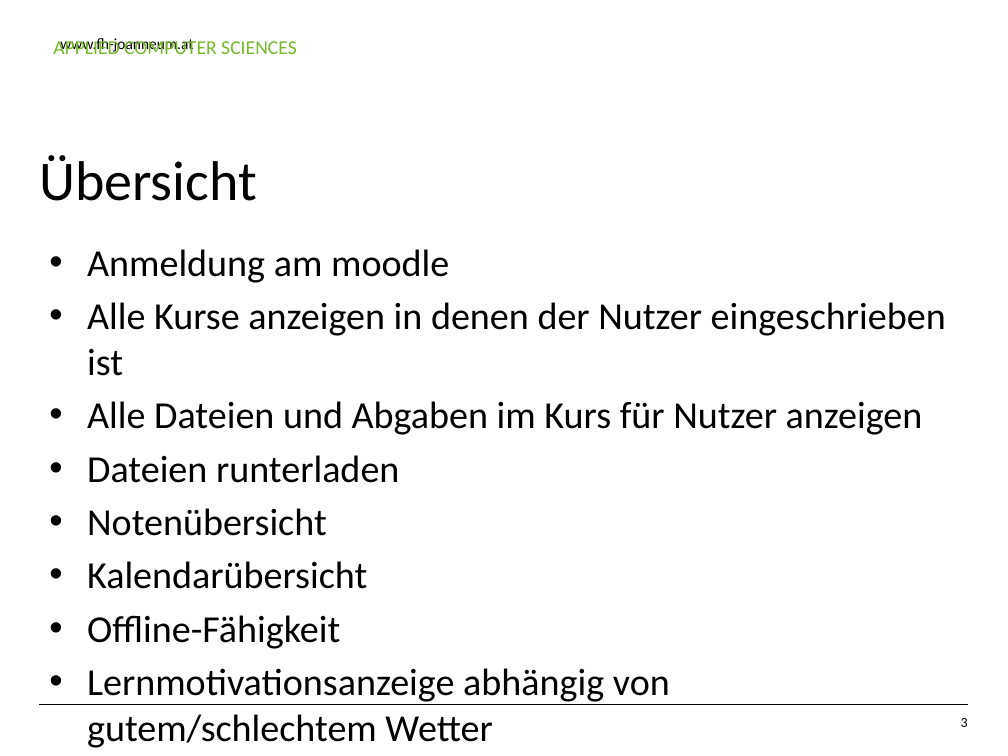
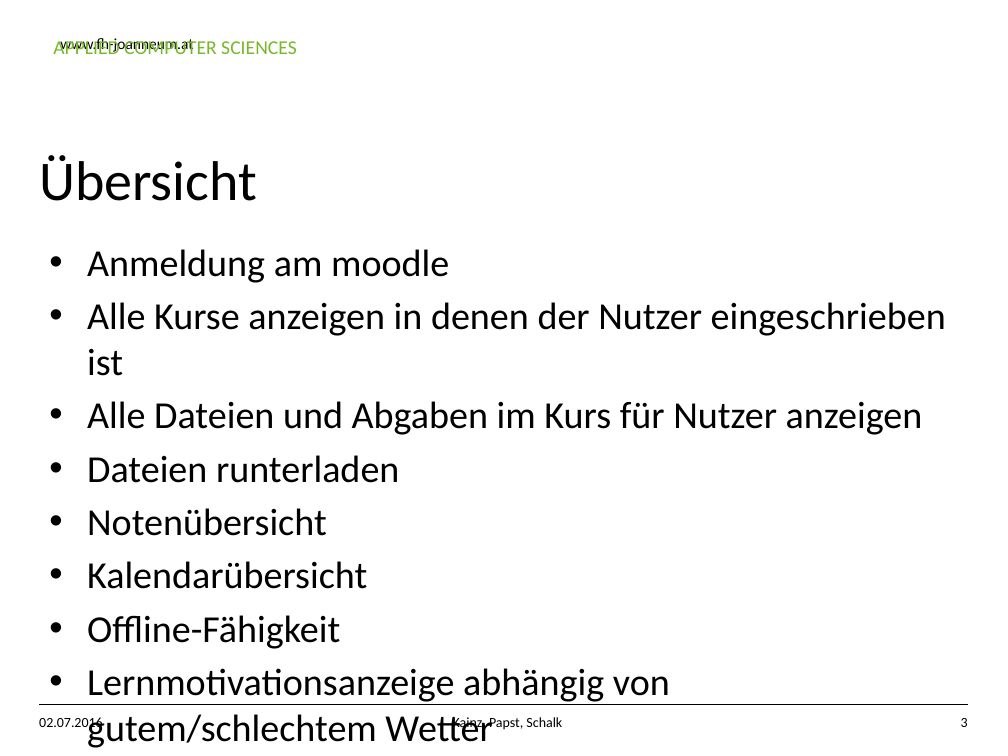
Before and after one commit to papstpat14/ria_app, a slide deck: slide 3 of doc/moodle_presentation.pptx. Drawn at 1008x756 pixels with LibreOffice and Linux fonts; fonts in the diff are those of the drawing; background and template pictures are left out. Boxes give left, top, right and bottom in pixels: in the first picture for what was removed or moved away, otherwise in the second. Text is boxed around its words. In the diff, an @@ line names an element or a change of style, - is before the commit and + after.

```diff
--- a/doc/moodle_presentation.pptx
+++ b/doc/moodle_presentation.pptx
@@ text added at [39, 717, 103, 731], 10 pt, text #000000 @@
+02.07.2016
@@ text added at [453, 717, 562, 731], 10 pt, text #000000 @@
+Kainz, Papst, Schalk
```
Also in this commit, not shown: 4 other slides changed.
